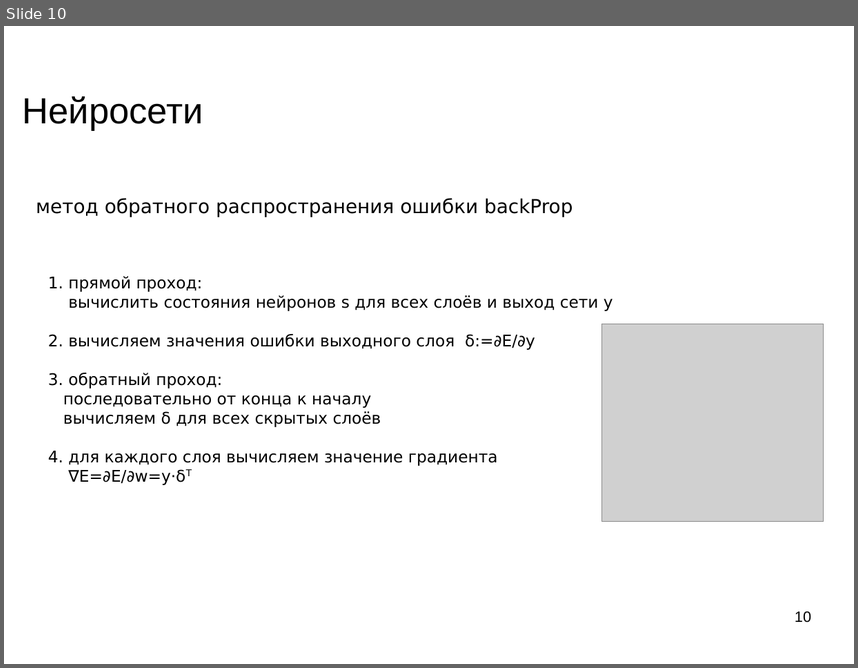
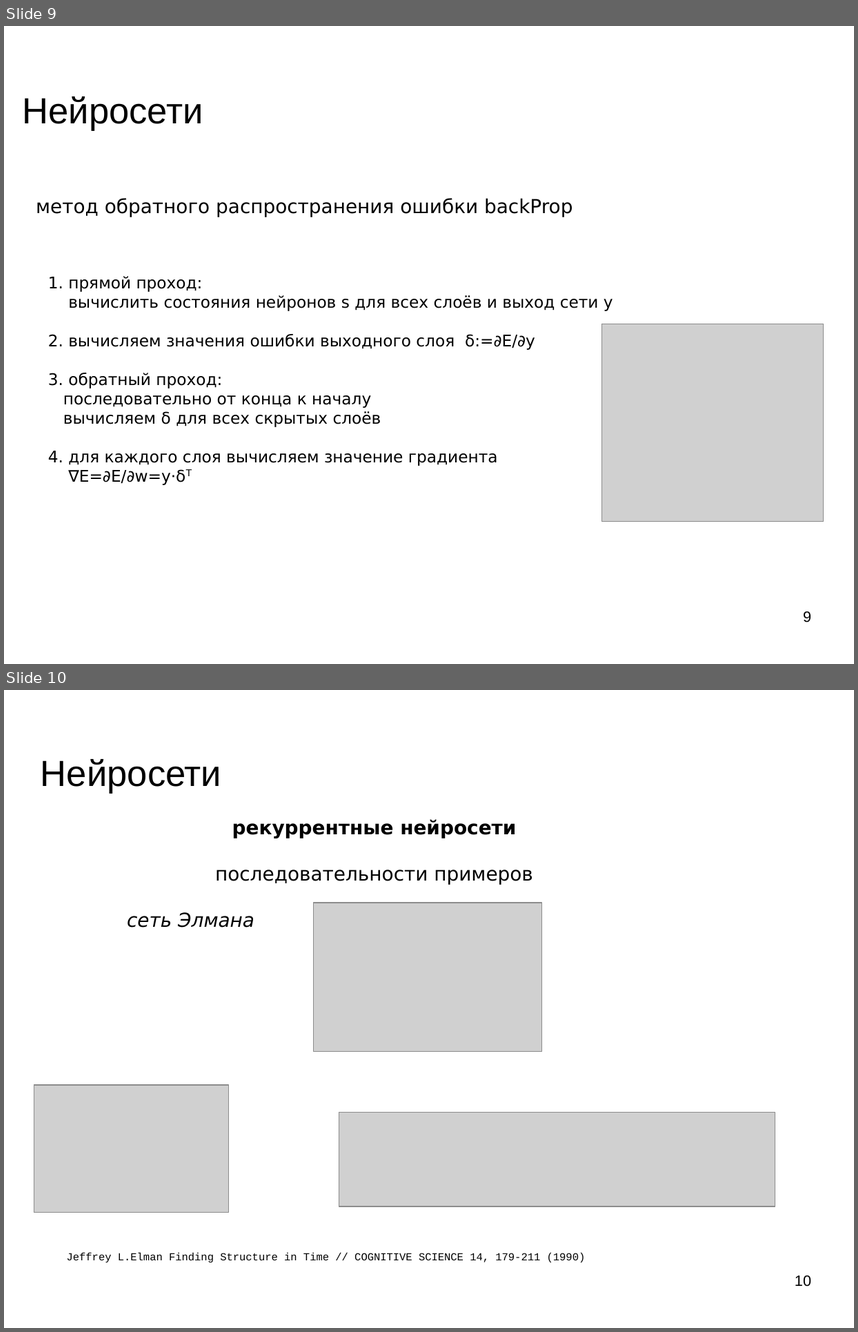
Before and after one commit to mechanoid5/ml_lectorium_legacy, a slide deck: 18-recurrent-ann.odp. Shown one above the other, each under a label of ours: slide 10 before the commit, slides 9 and 10 after it. The pictures are 858x668 and 858x1332 pixels, drawn with LibreOffice and Linux fonts; fonts in the diff are those of the drawing; grey boxes stand for pictures; background and template pictures are left out. Boxes give left, top, right and bottom in pixels: in the first picture for what was removed or moved away, otherwise in the second. Text is boxed around its words. In the diff, an @@ line names an element or a change of style, - is before the commit and + after.

```diff
--- a/18-recurrent-ann.odp
+++ b/18-recurrent-ann.odp
@@ slide 10 added at (4,690,854,1328), background picture (left out) @@
@@ title added at (41,759,221,793), 33.9 pt, text #000000 @@
+Нейросети
@@ text added at (127,819,533,927), 18 pt, text #000000 @@
+рекуррентные нейросети
+последовательности примеров
+сеть Элмана
@@ picture added at (314,903,542,1052) @@
@@ picture added at (34,1085,229,1212) @@
@@ picture added at (339,1112,775,1206) @@
@@ text added at (67,1252,586,1263), 10 pt, text #000000 @@
+Jeffrey L.Elman Finding Structure in Time // COGNITIVE SCIENCE 14, 179-211 (1990)
@@ page number added at (795,1275,811,1286), 14 pt, text #000000 @@
+10
@@ what was slide 10 is now slide 9 @@
@@ page number at (803,611,811,622): text changed @@
-10
+9
```
Also in this commit, not shown: 3 slides changed, 6 other slides added, 3 slides removed.
